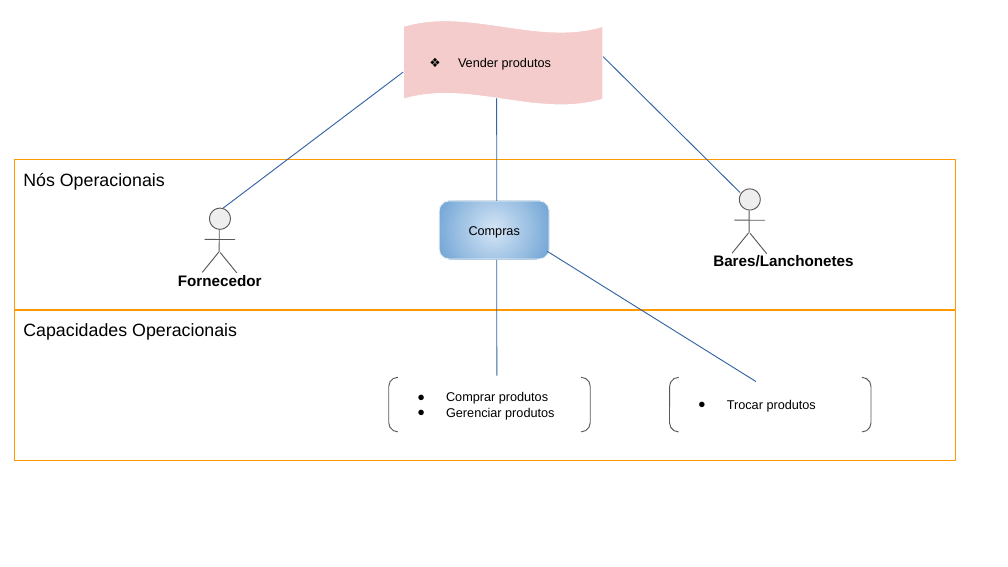
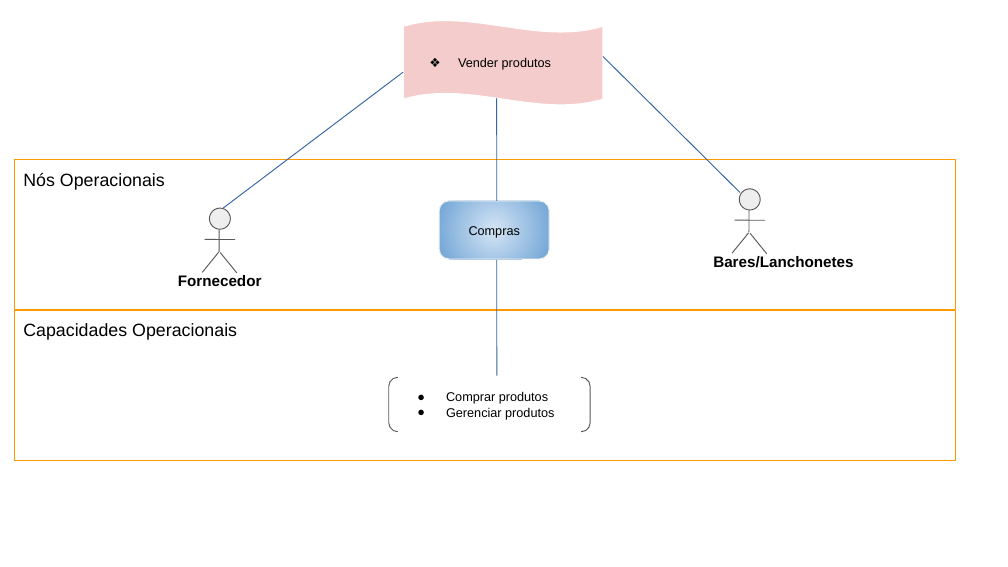
Before and after one commit to Darienzo08/ope_ads, a slide deck: slide 3 of docs/ARTEFATOS(15-23)/Arquitetura_Negócio/15) Arquitetura de Negócio para cada Cenário.pptx. Drawn at 1008x567 pixels with LibreOffice and Linux fonts; fonts in the diff are those of the drawing. Boxes give left, top, right and bottom in pixels: in the first picture for what was removed or moved away, otherwise in the second. Text is boxed around its words. In the diff, an @@ line names an element or a change of style, - is before the commit and + after.

```diff
--- a/docs/ARTEFATOS(15-23)/Arquitetura_Negócio/15) Arquitetura de Negócio para cada Cenário.pptx
+++ b/docs/ARTEFATOS(15-23)/Arquitetura_Negócio/15) Arquitetura de Negócio para cada Cenário.pptx
@@ freeform shape removed at bbox=[547, 252, 756, 381] @@
@@ bracket pair removed at bbox=[670, 378, 871, 433] @@
-● Trocar produtos
```
Also in this commit, not shown: 4 other slides changed, 11 other files.
